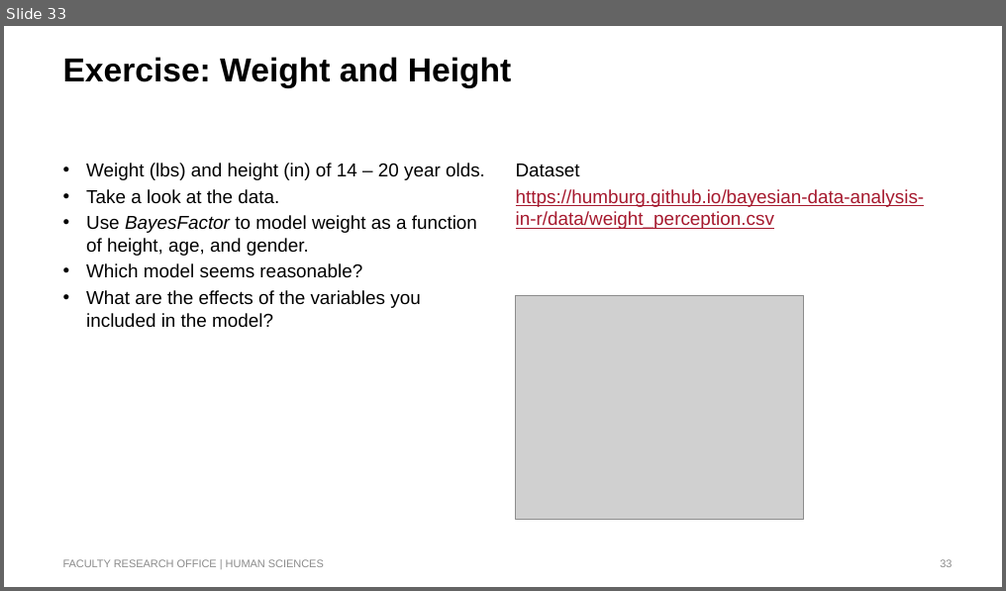
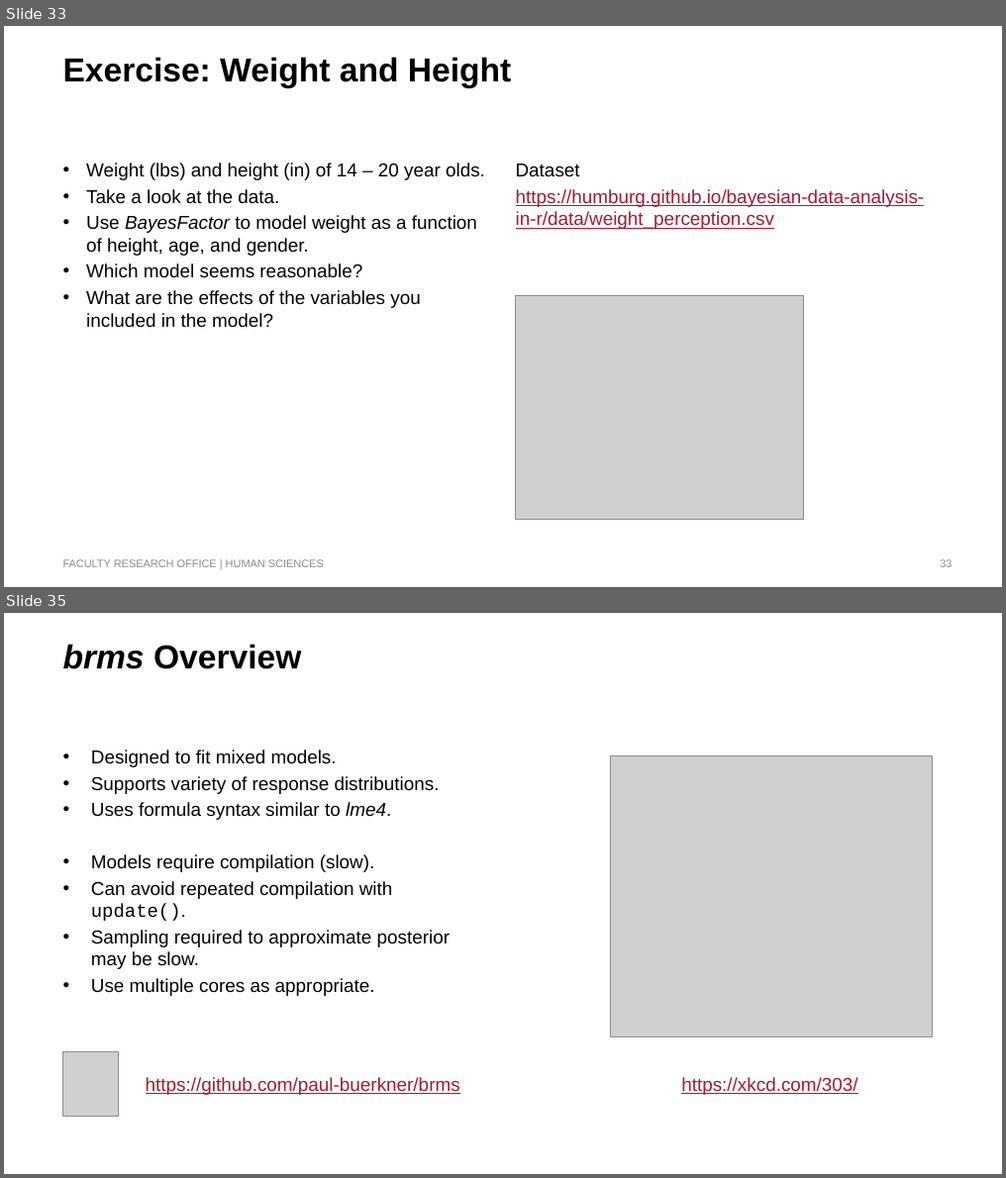
Before and after one commit to humburg/bayesian-data-analysis-in-r, a slide deck: Bayesian Data Analysis in R.pptx. Shown one above the other, each under a label of ours: slide 33 before the commit, slides 33 and 35 after it; the slides between them are not shown. The pictures are 1006x591 and 1006x1178 pixels, drawn with LibreOffice and Linux fonts; fonts in the diff are those of the drawing; grey boxes stand for pictures; background and template pictures are left out. Boxes give left, top, right and bottom in pixels: in the first picture for what was removed or moved away, otherwise in the second. Text is boxed around its words. In the diff, an @@ line names an element or a change of style, - is before the commit and + after.

Commit message:
Add brms content

```diff
--- a/Bayesian Data Analysis in R.pptx
+++ b/Bayesian Data Analysis in R.pptx
@@ slide 35 added at (x1=4, y1=613, x2=1002, y2=1174), background #FFFFFF @@
@@ title added at (x1=63, y1=644, x2=301, y2=669), 32 pt, text #000000, bold @@
+brms Overview
@@ text added at (x1=91, y1=750, x2=450, y2=996), 18 pt, text #000000 @@
+• Designed to fit mixed models.
+• Supports variety of response distributions.
+• Uses formula syntax similar to lme4.
+• Models require compilation (slow).
+• Can avoid repeated compilation with update().
+• Sampling required to approximate posterior may be slow.
+• Use multiple cores as appropriate.
@@ picture added at (x1=610, y1=756, x2=932, y2=1037) @@
@@ picture added at (x1=63, y1=1053, x2=119, y2=1117) @@
@@ text added at (x1=146, y1=1077, x2=460, y2=1095), 18 pt, text #A6192E, underline @@
+https://github.com/paul-buerkner/brms
@@ text added at (x1=681, y1=1077, x2=857, y2=1095), 18 pt, text #A6192E, underline @@
+https://xkcd.com/303/
```
Also in this commit, not shown: 1 slide changed, 2 other slides added, 1 slide removed, 8 other files.
